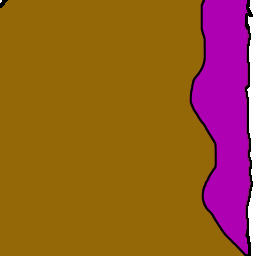
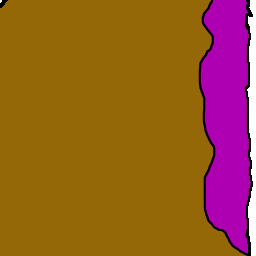
The second 256 x 256 image is a revision of the first. Changes to its layers:
hid "N3XR Bottom", painted on it over [189, 0, 248, 256]
added layer "N3XR Bottom-New" above "N3XR Top-New" over [189, 0, 248, 256]
